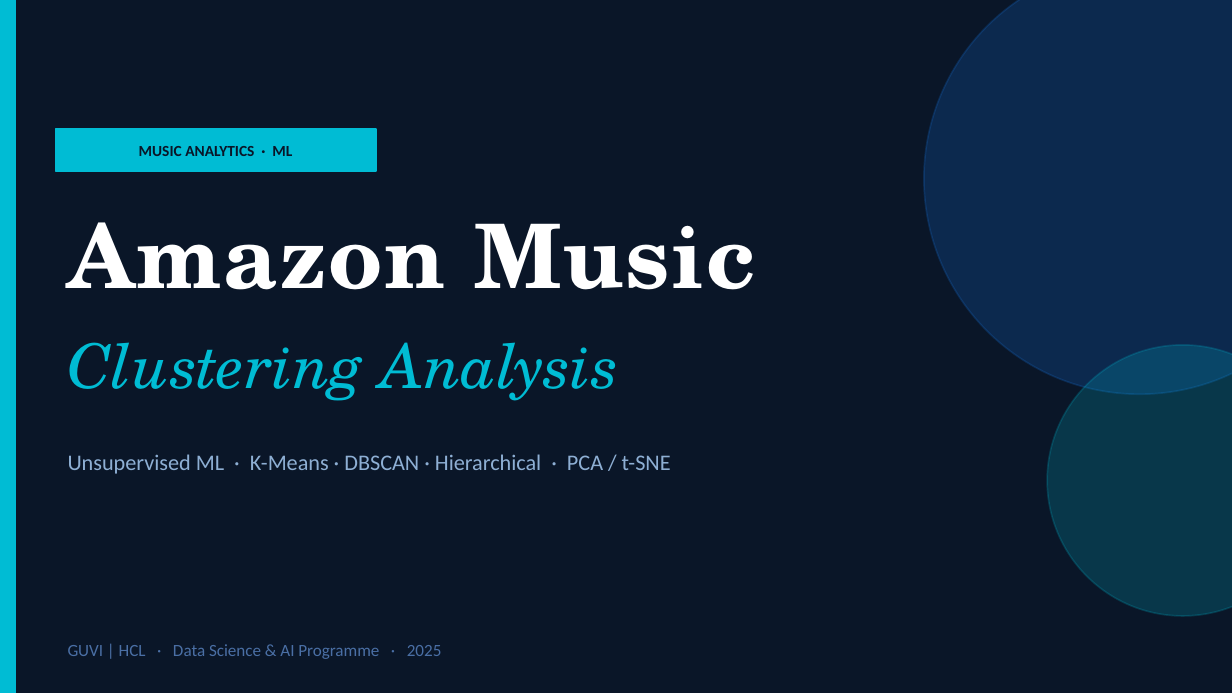
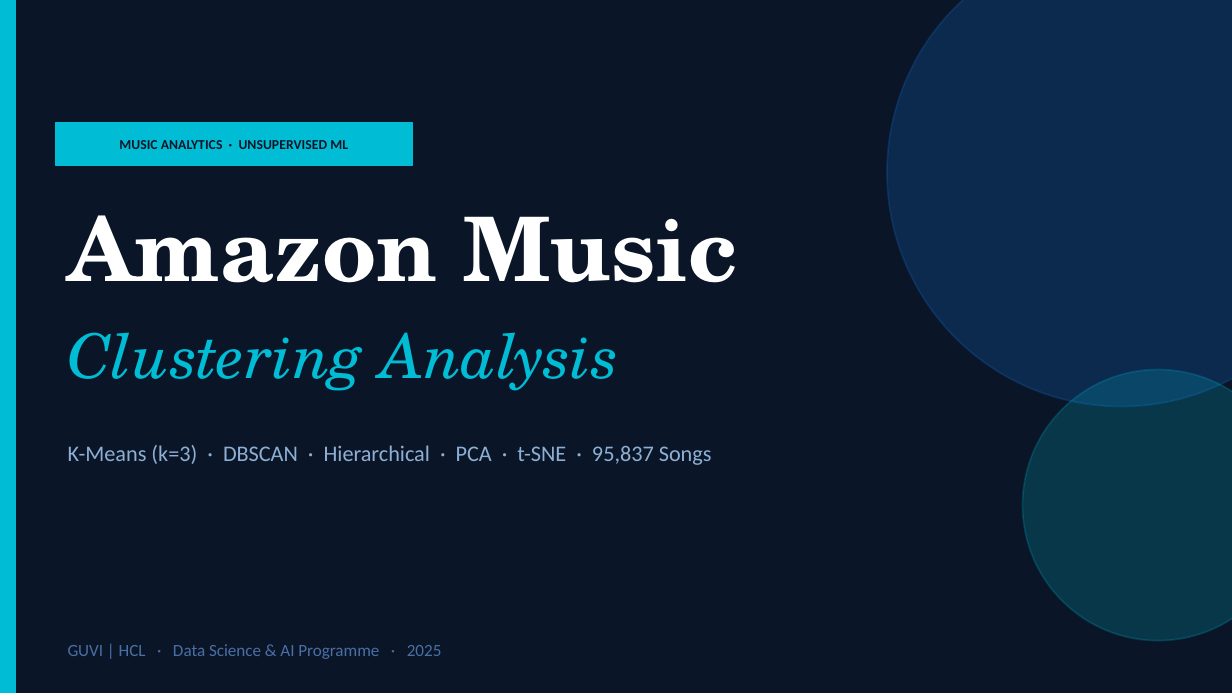
Before and after one commit to srijith0214/Amazon_Music_Clustering, a slide deck: slide 1 of Amazon_Music_Clustering_Report.pptx. Drawn at 1232x693 pixels with LibreOffice and Linux fonts; fonts in the diff are those of the drawing. Boxes give left, top, right and bottom in pixels: in the first picture for what was removed or moved away, otherwise in the second. Text is boxed around its words. In the diff, an @@ line names an element or a change of style, - is before the commit and + after.

```diff
--- a/Amazon_Music_Clustering_Report.pptx
+++ b/Amazon_Music_Clustering_Report.pptx
@@ ellipse resized from (x1=924, y1=0, x2=1232, y2=394) to (x1=887, y1=0, x2=1232, y2=407) @@
@@ rectangle resized from (x1=55, y1=129, x2=376, y2=171) to (x1=55, y1=123, x2=413, y2=165) @@
@@ text at (x1=119, y1=140, x2=348, y2=149): text changed; size 9 to 8 pt @@
-MUSIC ANALYTICS · ML
+MUSIC ANALYTICS · UNSUPERVISED ML
@@ text "Amazon Music" at (x1=68, y1=215, x2=738, y2=283): letter spacing 1 to 0 pt @@
@@ text "Clustering Analysis" moved from (x1=68, y1=342, x2=619, y2=401) to (x1=68, y1=332, x2=619, y2=391) @@
@@ ellipse resized from (x1=1047, y1=345, x2=1232, y2=616) to (x1=1023, y1=370, x2=1232, y2=641) @@
@@ text at (x1=68, y1=445, x2=712, y2=465): text changed @@
-Unsupervised ML · K-Means · DBSCAN · Hierarchical · PCA / t-SNE
+K-Means (k=3) · DBSCAN · Hierarchical · PCA · t-SNE · 95,837 Songs
```
Also in this commit, not shown: 4 other slides changed, 9 slides added, 8 slides removed, 33 other files.
